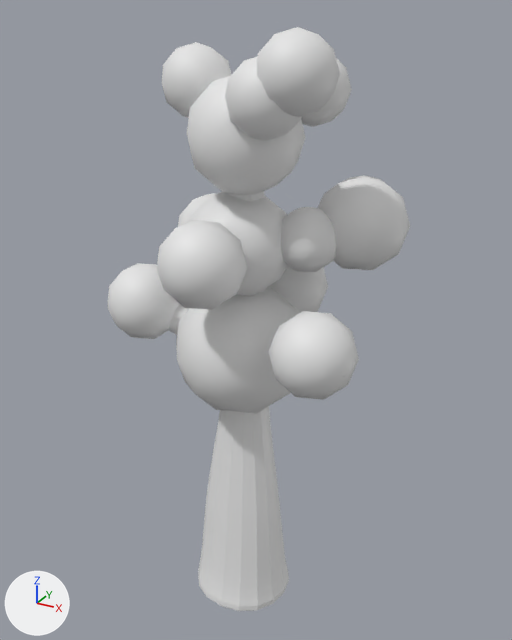
The FBX model Hookups/Assets/Models/Tree2.fbx, before and after one commit.
Camera for both pictures: a 50 mm lens placed at (8.35, 2.43, 12.51), pointed at (1.86, 14.23, 6.61). Arrows for +X, +Y and +Z are at lower left; the lights stay in place.

The scene before the commit, as lines of its bpy script (objects in view):
```python
me_plane_002 = bpy.data.meshes.new('Plane.002')
me_plane_002.from_pydata(...)  # 3455 vertices, 4044 faces; spans x -2.7..2.85, y -2.23..3.03, z 0.03..12.25
ob_tree2 = bpy.data.objects.new('Tree2', me_plane_002)
ob_tree2.location = (1.85, 13.63, 0.0)
```
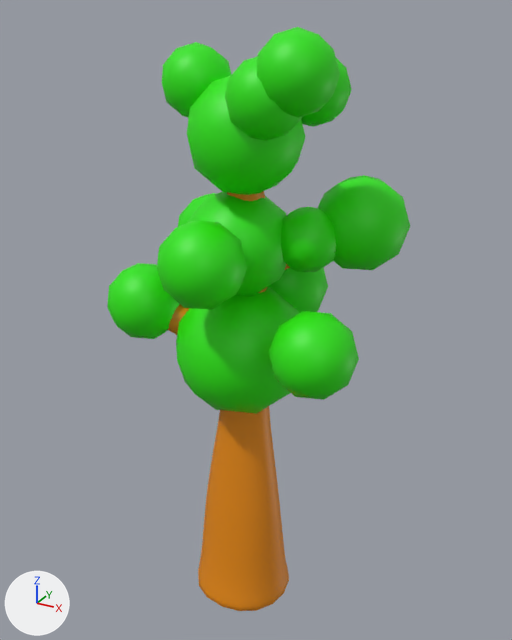
The change in detail:
Material 'Leaves' (mat_leaves) is new.
Its base color is (0.0238, 0.8, 0.0) (green #2be700).
Material 'Wood' (mat_wood) is new.
Its base color is (0.8, 0.254, 0.0) (orange #e78a00).
me_plane_002 has 3455 vertices, 4044 faces and spans x -2.7..2.85, y -2.23..3.03, z 0.03..12.25.
me_plane_002 is used by ob_tree2; location (1.85, 13.63, 0.0).
me_plane_002 part 1: 2764 of the faces centred in x -2.19..2.76, y -1.75..2.72, z 0.04..11.74 switch from no material to mat_wood (orange #e78a00).
me_plane_002 part 2: 1280 of the faces centred in x -2.69..2.84, y -2.14..2.92, z 5.0..12.19 switch from no material to mat_leaves (green #2be700).

Changed parts and their boxes [x1, y1, x2, y2] in the pictures (512 x 640 px):
part 1 of me_plane_002, recoloured (grey to orange): [168, 191, 290, 611] in both
part 2 of me_plane_002, recoloured (grey to green): [107, 27, 410, 414] in both
